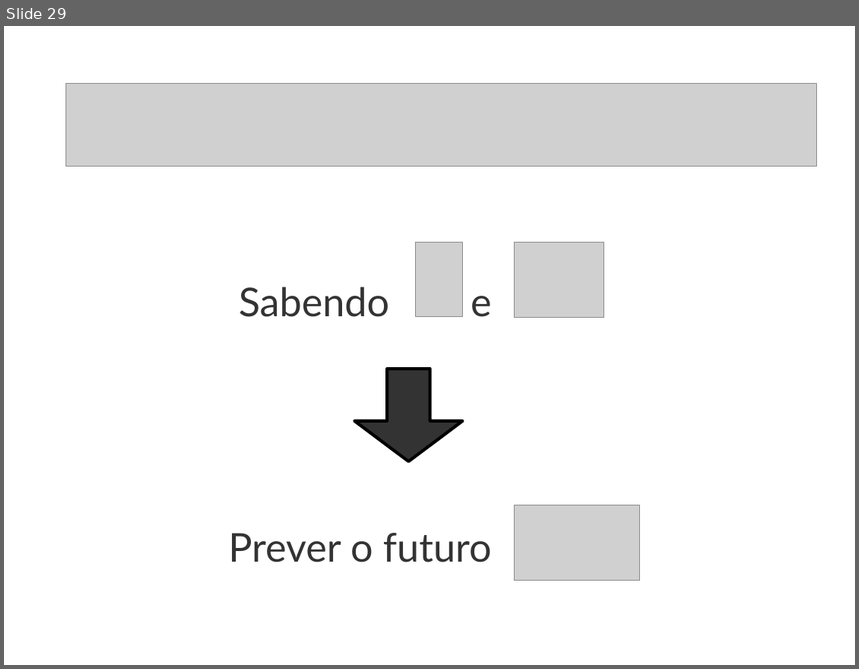
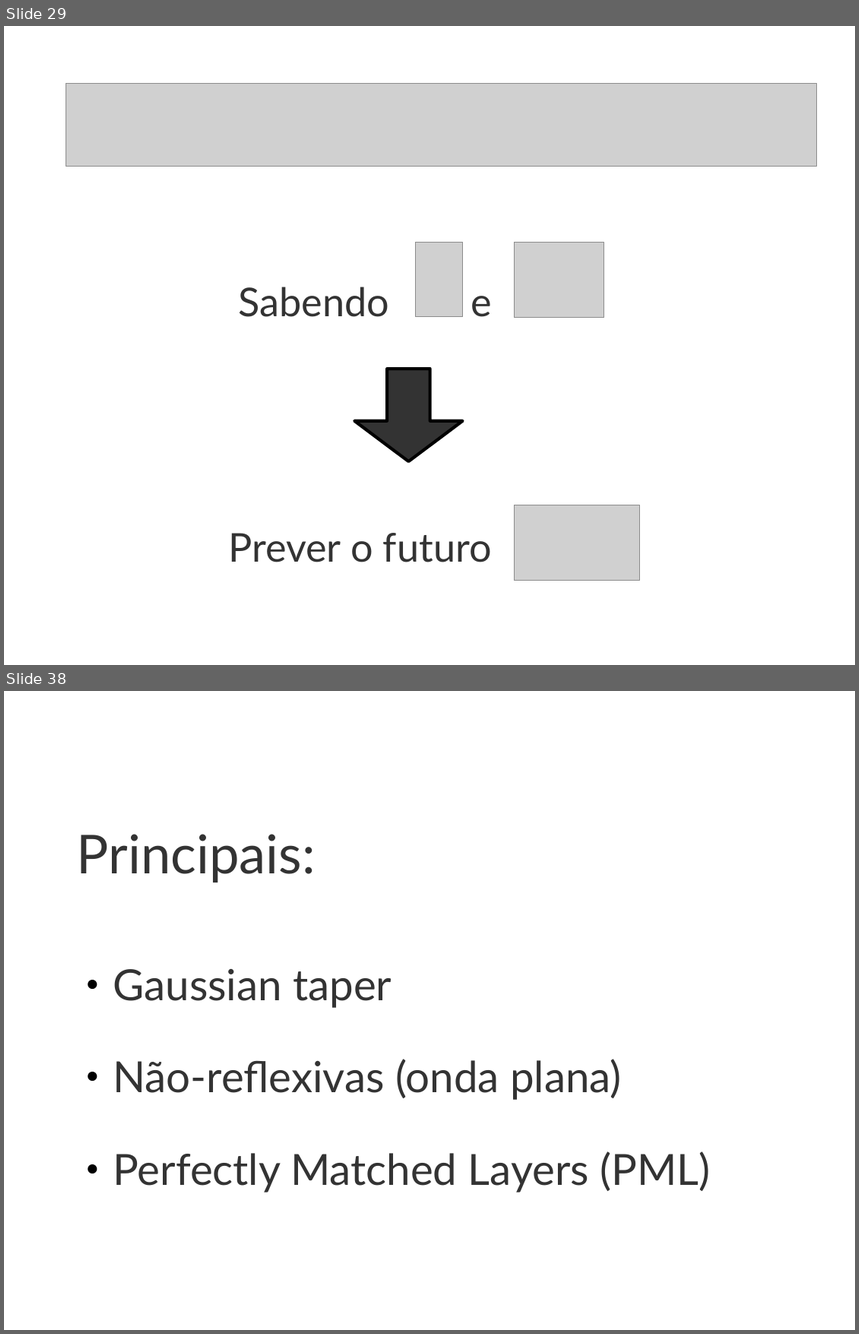
Before and after one commit to leouieda/aula-diferencas-finitas, a slide deck: modelagem-direta-diferencas-finitas.odp. Shown one above the other, each under a label of ours: slide 29 before the commit, slides 29 and 38 after it; the slides between them are not shown. The pictures are 859x669 and 859x1334 pixels, drawn with LibreOffice and Linux fonts; fonts in the diff are those of the drawing; grey boxes stand for pictures. Boxes give left, top, right and bottom in pixels: in the first picture for what was removed or moved away, otherwise in the second. Text is boxed around its words. In the diff, an @@ line names an element or a change of style, - is before the commit and + after.

```diff
--- a/modelagem-direta-diferencas-finitas.odp
+++ b/modelagem-direta-diferencas-finitas.odp
@@ slide 38 added at [4,691,855,1330], background #FFFFFF @@
@@ title added at [77,834,316,883], 50 pt, text #333333 @@
+Principais:
@@ text added at [113,969,710,1193], 40 pt, text #333333 @@
+● Gaussian taper
+● Não-reflexivas (onda plana)
+● Perfectly Matched Layers (PML)
```
Also in this commit, not shown: 1 slide changed, 32 other slides added, 4 other files.
